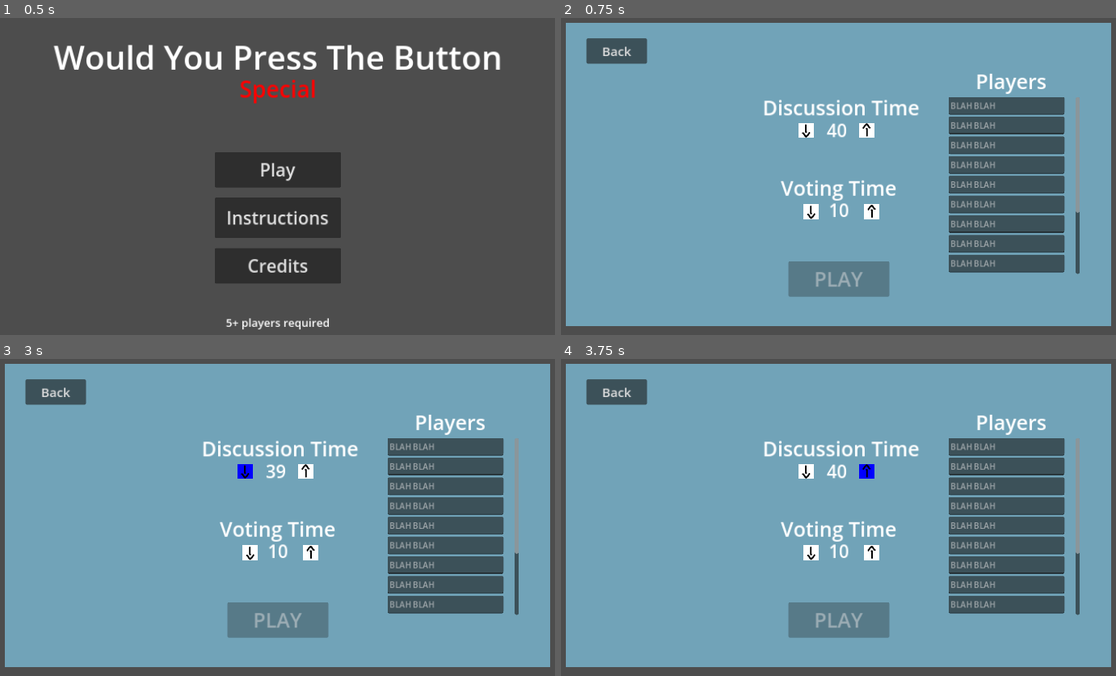
Above: before the commit, frames 1-4 (two rows, left to right).
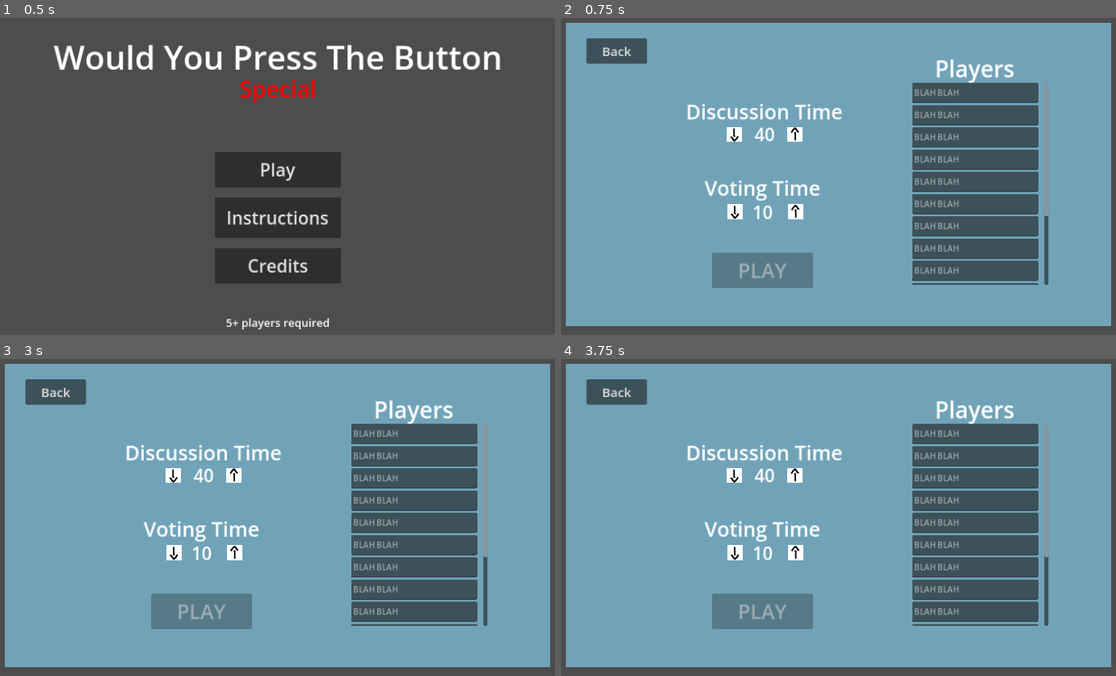
Above: after the commit, the same moments.

Repository: Beepered/WouldYouPressTheButton-Special
Game: Godot game, scene res://scenes/game_manager.tscn
Same seed, same stepped clock (60 frames per second), same inputs: the game is played once before the commit and once after it. Before the commit the project starts from res://scenes/main_menu.tscn.
Inputs (mouse positions are in pixels of both pictures, inside the frame that each line leads up to):
- Up to frame 1 (0.5 s): no input
- Up to frame 2 (0.75 s): click "Play" at 0.5 s
- Up to frame 3 (3 s): click "Back" at 1.25 s; click "Play" at 2 s; tap Enter at 2.75 s; move the mouse to (244, 469) at 2.77 s; click (244, 469) at 2.92 s
- Up to frame 4 (3.75 s): tap Space at 3.5 s; move the mouse to (866, 469) at 3.52 s; click (866, 469) at 3.67 s

Frame 1 is identical in both runs. In frame 2, 17% of the frame differs, in the area x 22-94%, y 13-89%; in frame 3, 17%; in frame 4, 17%.

Commit message:
moved main menu settings

Diff:
--- a/wouldyoupressthebutton-special/project.godot
+++ b/wouldyoupressthebutton-special/project.godot
@@ -11,7 +11,7 @@
 [application]
 
 config/name="WouldYouPressTheButton-Special"
-run/main_scene="res://scenes/main_menu.tscn"
+run/main_scene="res://scenes/game_manager.tscn"
 config/features=PackedStringArray("4.3", "Forward Plus")
 config/icon="res://sprites/icon.svg"
 
--- a/wouldyoupressthebutton-special/scenes/main_menu.tscn
+++ b/wouldyoupressthebutton-special/scenes/main_menu.tscn
@@ -109,7 +109,6 @@
 horizontal_alignment = 1
 
 [node name="Settings" type="CanvasLayer" parent="."]
-visible = false
 
 [node name="Background" type="ColorRect" parent="Settings"]
 anchors_preset = 8
@@ -138,10 +137,10 @@
 anchors_preset = 5
 anchor_left = 0.5
 anchor_right = 0.5
-offset_left = -155.5
-offset_top = 237.0
-offset_right = 164.5
-offset_bottom = 297.0
+offset_left = -307.0
+offset_top = 245.0
+offset_right = 13.0
+offset_bottom = 305.0
 grow_horizontal = 2
 pivot_offset = Vector2(160, 30)
 theme_override_fonts/font = SubResource("FontVariation_jeu8t")
@@ -151,22 +150,29 @@
 vertical_alignment = 1
 
 [node name="time text" type="Label" parent="Settings/DiscussionTime"]
-layout_mode = 0
-offset_left = 105.5
-offset_top = 50.0
-offset_right = 195.5
-offset_bottom = 99.0
+layout_mode = 1
+anchors_preset = 7
+anchor_left = 0.5
+anchor_top = 1.0
+anchor_right = 0.5
+anchor_bottom = 1.0
+offset_left = -45.0
+offset_top = -10.0
+offset_right = 45.0
+offset_bottom = 40.0
+grow_horizontal = 2
+grow_vertical = 0
 theme_override_font_sizes/font_size = 35
 text = "10"
 horizontal_alignment = 1
 vertical_alignment = 1
 
 [node name="decrease" type="Sprite2D" parent="Settings/DiscussionTime"]
-position = Vector2(90, 75)
+position = Vector2(100, 75)
 rotation = 3.14159
 texture = ExtResource("3_8h1ks")
 script = ExtResource("4_flmkl")
-change = -1
+change = -2
 
 [node name="Area2D" type="Area2D" parent="Settings/DiscussionTime/decrease"]
 
@@ -174,10 +180,10 @@
 shape = SubResource("RectangleShape2D_srou7")
 
 [node name="increase" type="Sprite2D" parent="Settings/DiscussionTime"]
-position = Vector2(210, 75)
+position = Vector2(220, 75)
 texture = ExtResource("3_8h1ks")
 script = ExtResource("4_flmkl")
-change = 1
+change = 2
 
 [node name="Area2D" type="Area2D" parent="Settings/DiscussionTime/increase"]
 
@@ -188,9 +194,9 @@
 anchors_preset = 5
 anchor_left = 0.5
 anchor_right = 0.5
-offset_left = -114.5
+offset_left = -266.0
 offset_top = 398.0
-offset_right = 114.5
+offset_right = -37.0
 offset_bottom = 453.0
 grow_horizontal = 2
 theme_override_font_sizes/font_size = 40
@@ -199,11 +205,18 @@
 vertical_alignment = 1
 
 [node name="time text" type="Label" parent="Settings/VotingTime"]
-layout_mode = 0
-offset_left = 70.0
-offset_top = 47.0
-offset_right = 160.0
-offset_bottom = 96.0
+layout_mode = 1
+anchors_preset = 7
+anchor_left = 0.5
+anchor_top = 1.0
+anchor_right = 0.5
+anchor_bottom = 1.0
+offset_left = -45.0
+offset_top = -5.0
+offset_right = 45.0
+offset_bottom = 45.0
+grow_horizontal = 2
+grow_vertical = 0
 theme_override_font_sizes/font_size = 35
 text = "10"
 horizontal_alignment = 1
@@ -214,7 +227,7 @@
 rotation = 3.14159
 texture = ExtResource("3_8h1ks")
 script = ExtResource("4_ntwn2")
-change = -2
+change = -1
 
 [node name="Area2D" type="Area2D" parent="Settings/VotingTime/decrease"]
 
@@ -225,7 +238,7 @@
 position = Vector2(180, 75)
 texture = ExtResource("3_8h1ks")
 script = ExtResource("4_ntwn2")
-change = 2
+change = 1
 
 [node name="Area2D" type="Area2D" parent="Settings/VotingTime/increase"]
 
@@ -236,12 +249,12 @@
 anchors_preset = 5
 anchor_left = 0.5
 anchor_right = 0.5
-offset_left = 229.0
-offset_top = 187.0
-offset_right = 454.0
-offset_bottom = 242.0
-grow_horizontal = 2
-theme_override_font_sizes/font_size = 40
+offset_left = 157.0
+offset_top = 159.0
+offset_right = 382.0
+offset_bottom = 222.0
+grow_horizontal = 2
+theme_override_font_sizes/font_size = 45
 text = "Players"
 horizontal_alignment = 1
 vertical_alignment = 1
@@ -250,8 +263,8 @@
 layout_mode = 0
 offset_left = -12.0
 offset_top = 59.0
-offset_right = 248.0
-offset_bottom = 409.0
+offset_right = 258.0
+offset_bottom = 459.0
 theme = SubResource("Theme_1foon")
 horizontal_scroll_mode = 0
 vertical_scroll_mode = 2
@@ -260,7 +273,7 @@
 layout_mode = 2
 
 [node name="Line" type="LineEdit" parent="Settings/NumPlayers/ScrollContainer/VBoxContainer"]
-custom_minimum_size = Vector2(230, 35)
+custom_minimum_size = Vector2(250, 40)
 layout_mode = 2
 placeholder_text = "BLAH BLAH"
 max_length = 20
@@ -270,7 +283,7 @@
 drag_and_drop_selection_enabled = false
 
 [node name="Line2" type="LineEdit" parent="Settings/NumPlayers/ScrollContainer/VBoxContainer"]
-custom_minimum_size = Vector2(230, 35)
+custom_minimum_size = Vector2(250, 40)
 layout_mode = 2
 placeholder_text = "BLAH BLAH"
 max_length = 20
@@ -280,7 +293,7 @@
 drag_and_drop_selection_enabled = false
 
 [node name="Line3" type="LineEdit" parent="Settings/NumPlayers/ScrollContainer/VBoxContainer"]
-custom_minimum_size = Vector2(230, 35)
+custom_minimum_size = Vector2(250, 40)
 layout_mode = 2
 placeholder_text = "BLAH BLAH"
 max_length = 20
@@ -290,7 +303,7 @@
 drag_and_drop_selection_enabled = false
 
 [node name="Line4" type="LineEdit" parent="Settings/NumPlayers/ScrollContainer/VBoxContainer"]
-custom_minimum_size = Vector2(230, 35)
+custom_minimum_size = Vector2(250, 40)
 layout_mode = 2
 placeholder_text = "BLAH BLAH"
 max_length = 20
@@ -300,7 +313,7 @@
 drag_and_drop_selection_enabled = false
 
 [node name="Line5" type="LineEdit" parent="Settings/NumPlayers/ScrollContainer/VBoxContainer"]
-custom_minimum_size = Vector2(230, 35)
+custom_minimum_size = Vector2(250, 40)
 layout_mode = 2
 placeholder_text = "BLAH BLAH"
 max_length = 20
@@ -310,7 +323,7 @@
 drag_and_drop_selection_enabled = false
 
 [node name="Line6" type="LineEdit" parent="Settings/NumPlayers/ScrollContainer/VBoxContainer"]
-custom_minimum_size = Vector2(230, 35)
+custom_minimum_size = Vector2(250, 40)
 layout_mode = 2
 placeholder_text = "BLAH BLAH"
 max_length = 20
@@ -320,7 +333,7 @@
 drag_and_drop_selection_enabled = false
 
 [node name="Line7" type="LineEdit" parent="Settings/NumPlayers/ScrollContainer/VBoxContainer"]
-custom_minimum_size = Vector2(230, 35)
+custom_minimum_size = Vector2(250, 40)
 layout_mode = 2
 placeholder_text = "BLAH BLAH"
 max_length = 20
@@ -330,7 +343,7 @@
 drag_and_drop_selection_enabled = false
 
 [node name="Line8" type="LineEdit" parent="Settings/NumPlayers/ScrollContainer/VBoxContainer"]
-custom_minimum_size = Vector2(230, 35)
+custom_minimum_size = Vector2(250, 40)
 layout_mode = 2
 placeholder_text = "BLAH BLAH"
 max_length = 20
@@ -340,7 +353,7 @@
 drag_and_drop_selection_enabled = false
 
 [node name="Line9" type="LineEdit" parent="Settings/NumPlayers/ScrollContainer/VBoxContainer"]
-custom_minimum_size = Vector2(230, 35)
+custom_minimum_size = Vector2(250, 40)
 layout_mode = 2
 placeholder_text = "BLAH BLAH"
 max_length = 20
@@ -350,7 +363,7 @@
 drag_and_drop_selection_enabled = false
 
 [node name="Line10" type="LineEdit" parent="Settings/NumPlayers/ScrollContainer/VBoxContainer"]
-custom_minimum_size = Vector2(230, 35)
+custom_minimum_size = Vector2(250, 40)
 layout_mode = 2
 placeholder_text = "BLAH BLAH"
 max_length = 20
@@ -360,7 +373,7 @@
 drag_and_drop_selection_enabled = false
 
 [node name="Line11" type="LineEdit" parent="Settings/NumPlayers/ScrollContainer/VBoxContainer"]
-custom_minimum_size = Vector2(230, 35)
+custom_minimum_size = Vector2(250, 40)
 layout_mode = 2
 placeholder_text = "BLAH BLAH"
 max_length = 20
@@ -370,7 +383,7 @@
 drag_and_drop_selection_enabled = false
 
 [node name="Line12" type="LineEdit" parent="Settings/NumPlayers/ScrollContainer/VBoxContainer"]
-custom_minimum_size = Vector2(230, 35)
+custom_minimum_size = Vector2(250, 40)
 layout_mode = 2
 placeholder_text = "BLAH BLAH"
 max_length = 20
@@ -380,7 +393,7 @@
 drag_and_drop_selection_enabled = false
 
 [node name="Line13" type="LineEdit" parent="Settings/NumPlayers/ScrollContainer/VBoxContainer"]
-custom_minimum_size = Vector2(230, 35)
+custom_minimum_size = Vector2(250, 40)
 layout_mode = 2
 placeholder_text = "BLAH BLAH"
 max_length = 20
@@ -390,7 +403,7 @@
 drag_and_drop_selection_enabled = false
 
 [node name="Line14" type="LineEdit" parent="Settings/NumPlayers/ScrollContainer/VBoxContainer"]
-custom_minimum_size = Vector2(230, 35)
+custom_minimum_size = Vector2(250, 40)
 layout_mode = 2
 placeholder_text = "BLAH BLAH"
 max_length = 20
@@ -416,10 +429,10 @@
 anchor_top = 1.0
 anchor_right = 0.5
 anchor_bottom = 1.0
-offset_left = -100.0
-offset_top = -229.0
-offset_right = 100.0
-offset_bottom = -159.0
+offset_left = -251.5
+offset_top = -246.0
+offset_right = -51.5
+offset_bottom = -176.0
 grow_horizontal = 2
 grow_vertical = 0
 theme_override_font_sizes/font_size = 40
